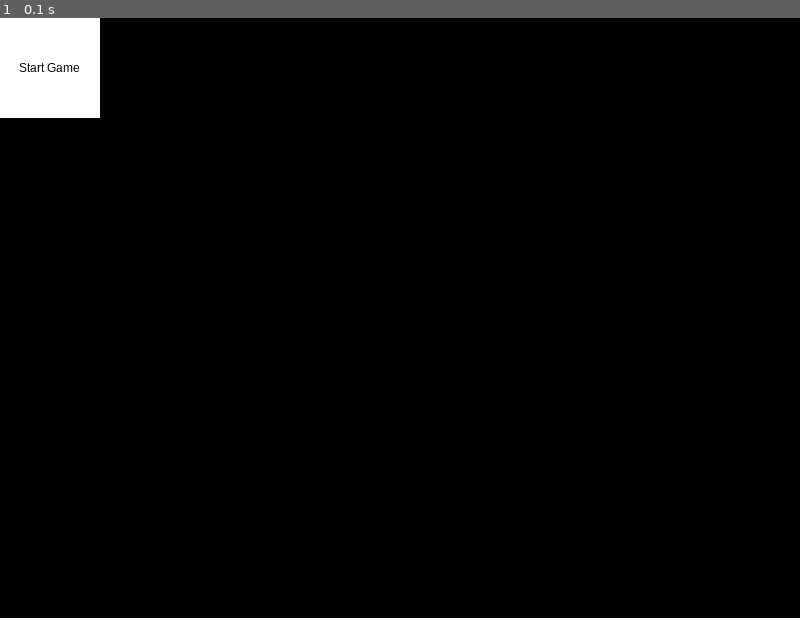
Above: before the commit, frame 1.
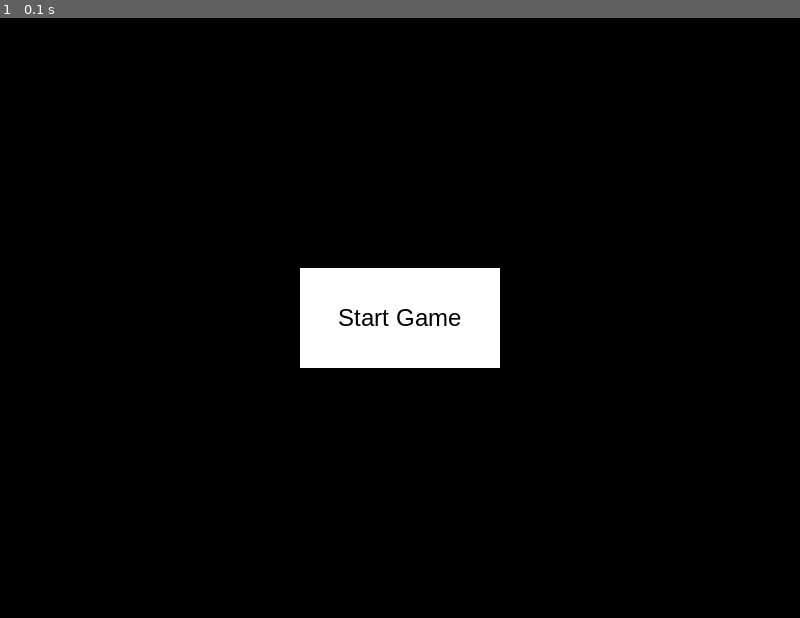
Above: after the commit, the same moment.

Repository: PhantomShift/pygame-platformer
Game: pygame game, started from src/main.py
The game is run twice, just before and just after one commit, with the same random seed, the same clock (stepped at 60 frames per second) and the same inputs.
Inputs:
- Up to frame 1 (0.1 s): no input

The runs differ from the first frame. In frame 1, 6.2% of the frame differs, in the area x 0-63%, y 0-59%.

Commit message:
Updated start game button

Diff:
--- a/src/main.py
+++ b/src/main.py
@@ -22,7 +22,7 @@
     DRAWABLES.append(player)
 LevelManager.on_level_changed.connect(level_changed)
 
-test = UserInterface.TextBox(text="Start Game")
+test = UserInterface.TextBox(text="Start Game", anchor_point=Vector2(0.5,0.5), size=UserInterface.UDim2.from_offset(200, 100), pos=UserInterface.UDim2.from_scale(0.5,0.5), font_size=24)
 def start(inputted):
     DRAWABLES.clear()
     LevelManager.change_level(LevelManager.example_level)
